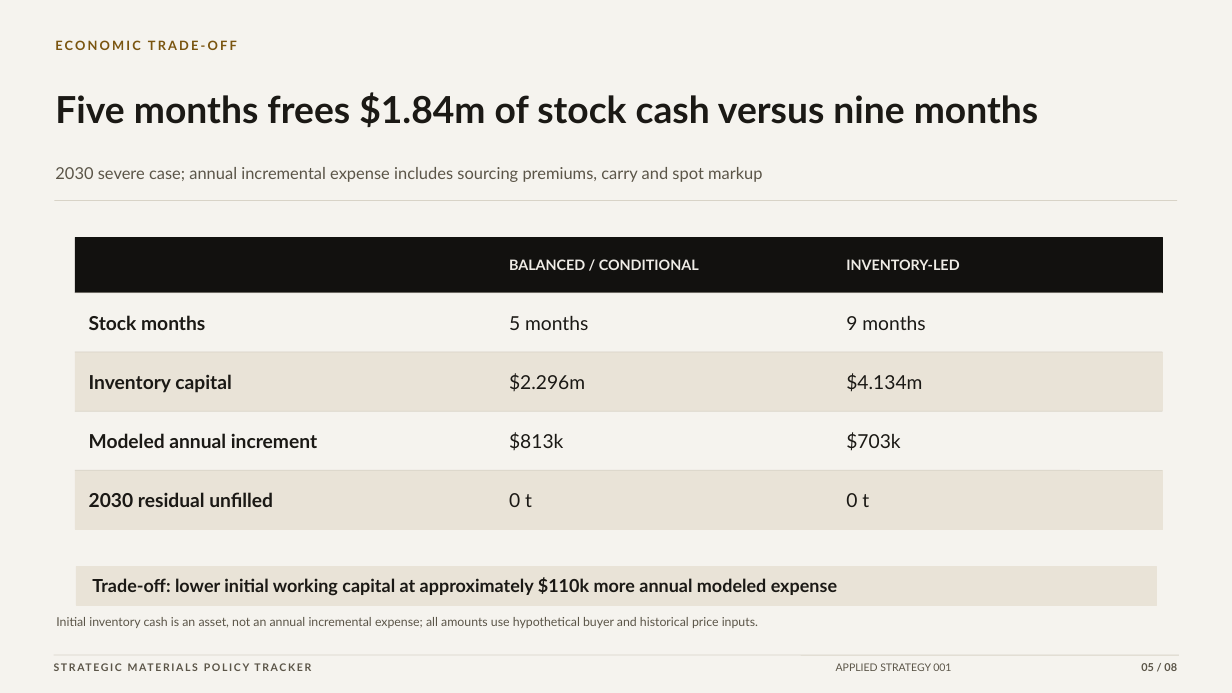
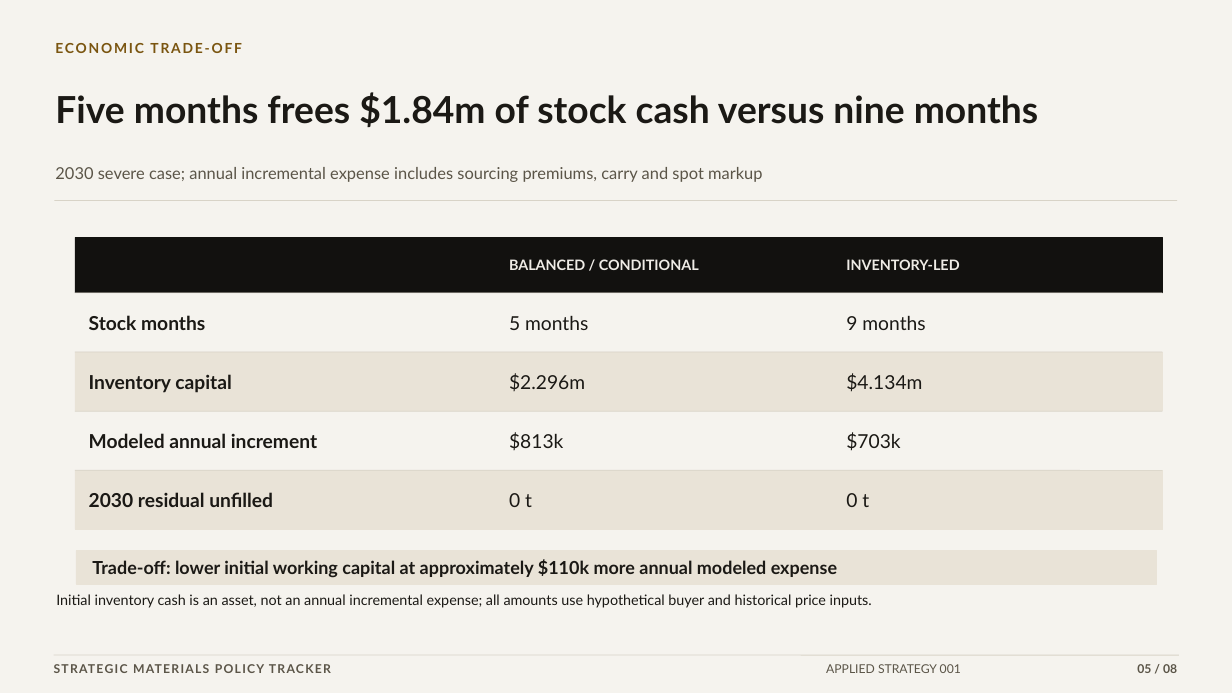
Before and after one commit to VSSpowerlifting/strategic-materials-policy-tracker, a slide deck: slide 5 of public/research/applied-001/antimony-supply-resilience-archivo-executive.pptx. Drawn at 1232x693 pixels with LibreOffice and Linux fonts; fonts in the diff are those of the drawing. Boxes give left, top, right and bottom in pixels: in the first picture for what was removed or moved away, otherwise in the second. Text is boxed around its words. In the diff, an @@ line names an element or a change of style, - is before the commit and + after.

```diff
--- a/public/research/applied-001/antimony-supply-resilience-archivo-executive.pptx
+++ b/public/research/applied-001/antimony-supply-resilience-archivo-executive.pptx
@@ text "ECONOMIC TRADE-OFF" at (55,43,242,53): size 10 to 10.8 pt, letter spacing 1.7 to 1.4 pt @@
@@ rectangle: place and size @@
-rectangle at (76,567,1156,605)
+rectangle at (76,551,1156,584)
@@ rectangle at (76,551,1156,584): proportions changed @@
@@ text "Trade-off: lower initial working capital ...": place and size @@
-text "Trade-off: lower initial working capital ..." at (92,577,837,596)
+text "Trade-off: lower initial working capital ..." at (92,559,837,578)
@@ text "Initial inventory cash is an ...": place and size @@
-text "Initial inventory cash is an ..." at (56,617,758,628)
+text "Initial inventory cash is an ..." at (56,594,872,608)
@@ text "Initial inventory cash is an ..." at (56,594,872,608): size 9.6 to 11.2 pt, text colour #5B5548 to #1B1915 @@
@@ text "STRATEGIC MATERIALS POLICY TRACKER" at (54,660,479,678): size 8.2 to 9.5 pt, letter spacing 1.3 to 1 pt @@
@@ text "APPLIED STRATEGY 001" at (826,664,961,673): size 8.2 to 9.5 pt @@
@@ text "05 / 08" at (1137,664,1177,673): size 8.5 to 9.5 pt @@
```
Also in this commit, not shown: 7 other slides changed, 4 other files.
